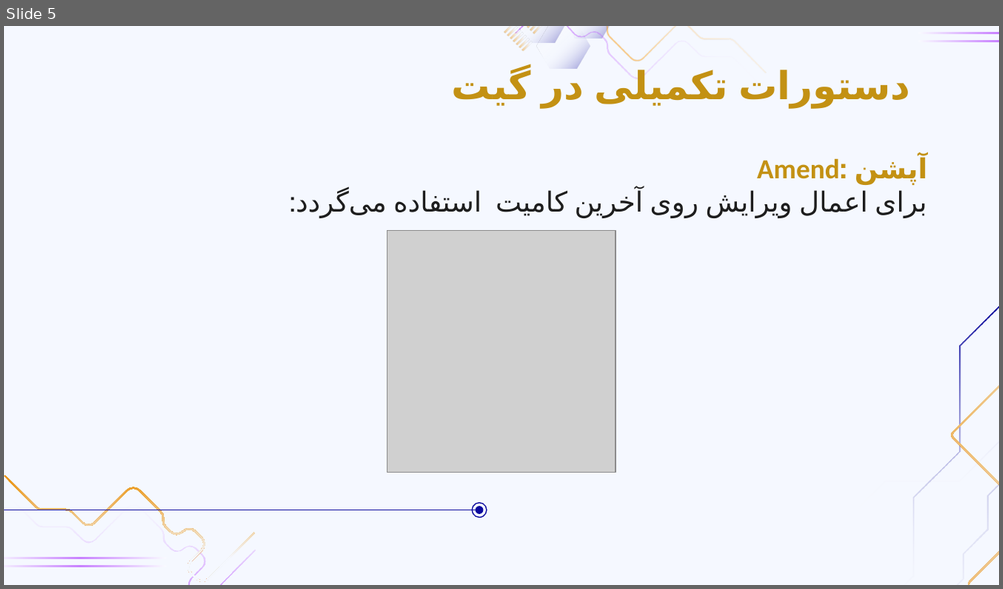
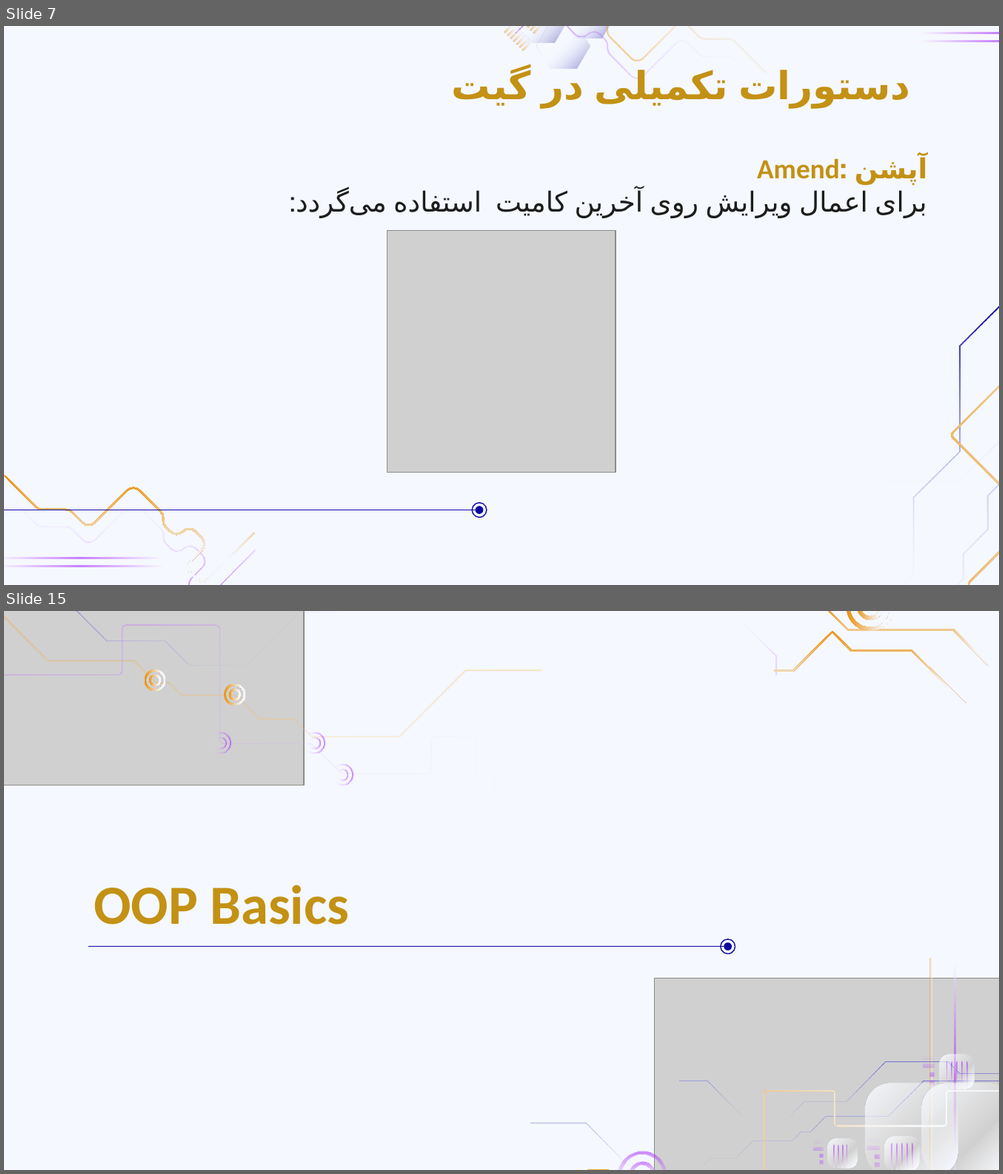
Before and after one commit to AUT-Programming/AP-Workshop, a slide deck: Slides/workshop_2/workshop_2.pptx. Shown one above the other, each under a label of ours: slide 5 before the commit, slides 7 and 15 after it; the slides between them are not shown. The pictures are 1003x589 and 1003x1174 pixels, drawn with LibreOffice and Linux fonts; fonts in the diff are those of the drawing; grey boxes stand for pictures; background and template pictures are left out. Boxes give left, top, right and bottom in pixels: in the first picture for what was removed or moved away, otherwise in the second. Text is boxed around its words. In the diff, an @@ line names an element or a change of style, - is before the commit and + after.

```diff
--- a/Slides/workshop_2/workshop_2.pptx
+++ b/Slides/workshop_2/workshop_2.pptx
@@ slide 15 added at [4, 611, 999, 1170], background #F5F8FF @@
@@ group added at [708, 611, 989, 706]: 6 freeform shapes @@
@@ group added at [4, 611, 543, 1019]: 13 freeform shapes, 1 picture @@
@@ title added at [94, 885, 350, 925], 40 pt, text #C39113, bold @@
+OOP Basics
@@ ellipse added at [720, 940, 735, 954], outline #0C0A9E 0.75 pt @@
@@ ellipse added at [723, 943, 731, 951], fill #0C0A9E @@
@@ line added from (88, 947) to (724, 947), #0C0A9E 0.75 pt @@
@@ group added at [529, 859, 999, 1170]: 30 freeform shapes, 1 picture @@
@@ what was slide 5 is now slide 7 @@
```
Also in this commit, not shown: 37 slides changed, 4 other slides added, 1 other file.
